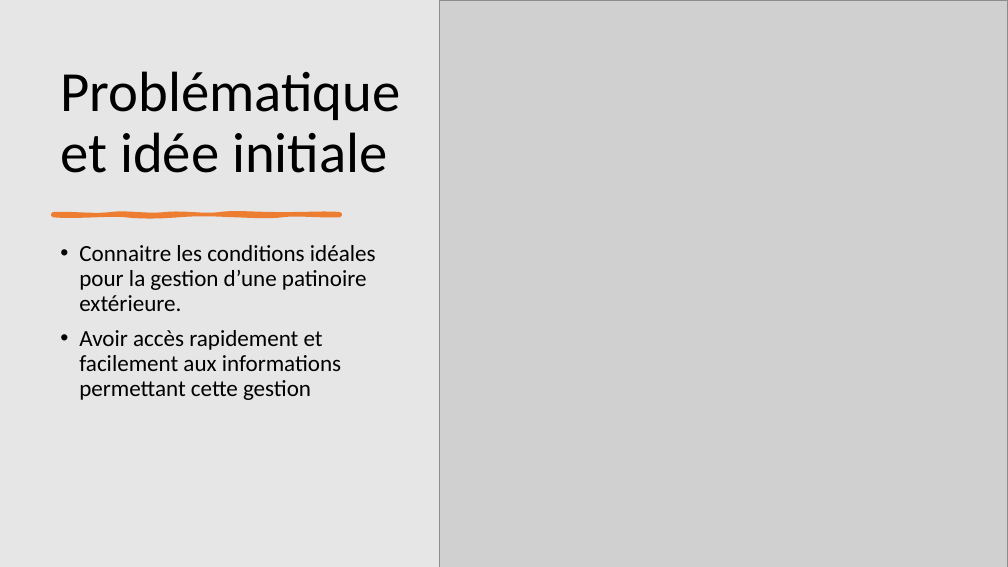
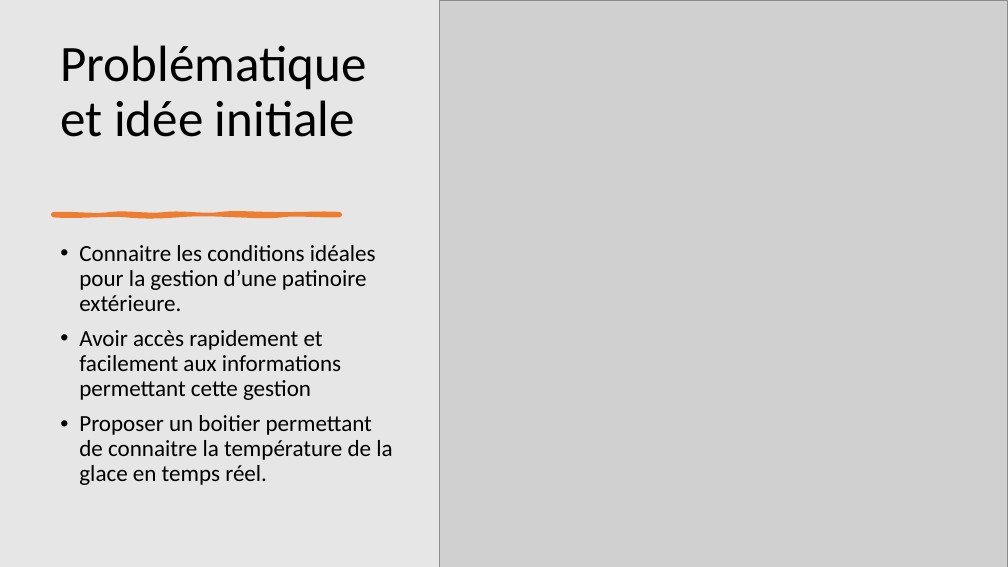
Before and after one commit to robaxx49/TP3_AMOC_KCarufel_JAudet, a slide deck: slide 3 of doc/presentation_TP3_AMOC.pptx. Drawn at 1008x567 pixels with LibreOffice and Linux fonts; fonts in the diff are those of the drawing; grey boxes stand for pictures. Boxes give left, top, right and bottom in pixels: in the first picture for what was removed or moved away, otherwise in the second. Text is boxed around its words. In the diff, an @@ line names an element or a change of style, - is before the commit and + after.

```diff
--- a/doc/presentation_TP3_AMOC.pptx
+++ b/doc/presentation_TP3_AMOC.pptx
@@ title "Problématique et idée initiale" at <box>60,45,366,137</box>: size 54 to 48.6 pt @@
@@ text at <box>79,415,392,485</box>: paragraph added @@
+• Proposer un boitier permettant de connaitre la température de la glace en temps réel.
```
Also in this commit, not shown: 3 other slides changed, 1 slide added.
